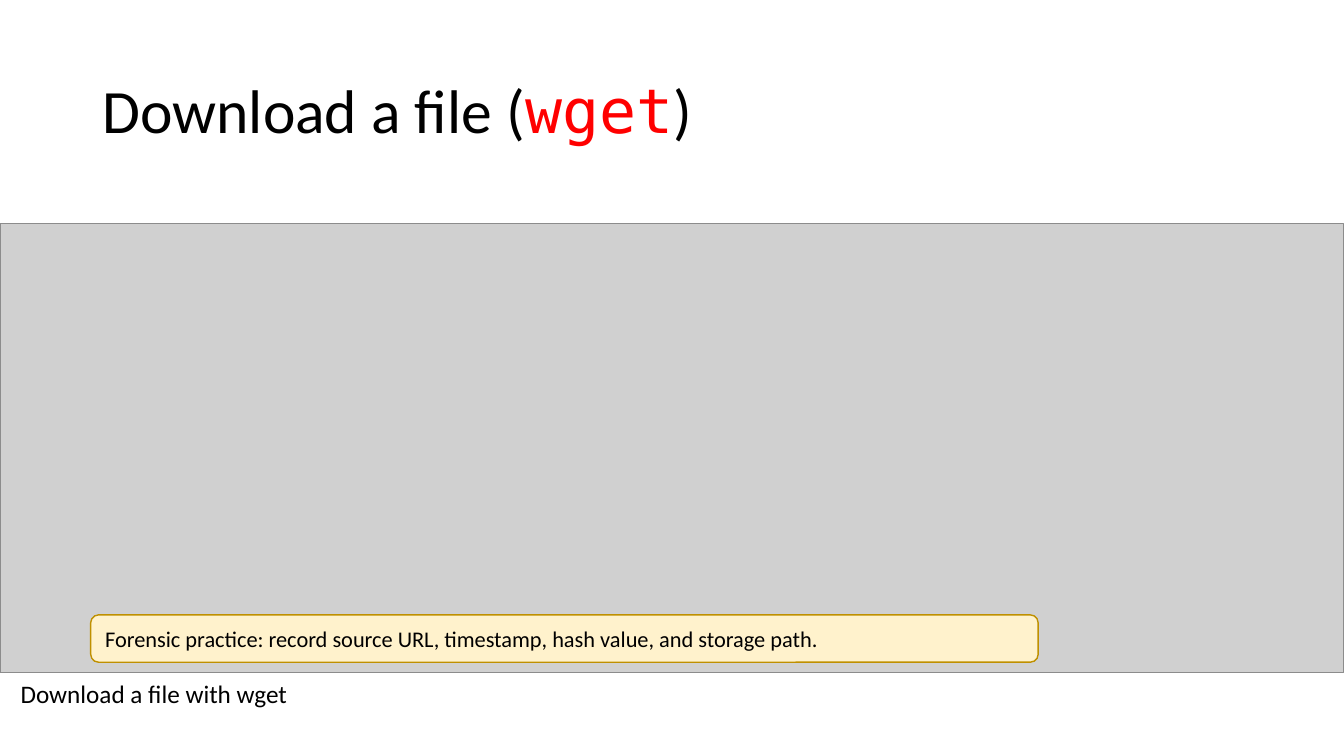
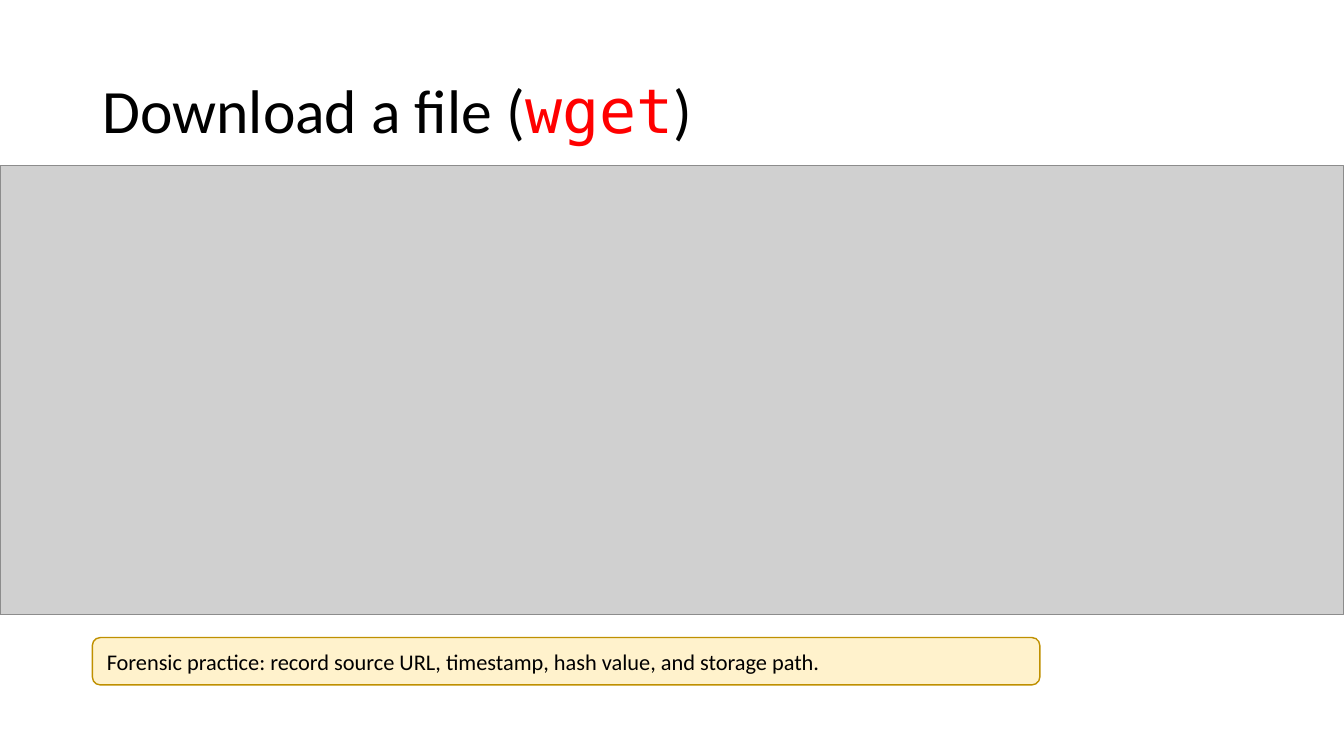
Before and after one commit to frankwxu/Digital-Forensics-Basic-Book, a slide deck: slide 56 of PPTs/Ch4_Linux_for_Digital_Forensics.pptx. Drawn at 1344x756 pixels with LibreOffice and Linux fonts; fonts in the diff are those of the drawing; grey boxes stand for pictures; background and template pictures are left out. Boxes give left, top, right and bottom in pixels: in the first picture for what was removed or moved away, otherwise in the second. Text is boxed around its words. In the diff, an @@ line names an element or a change of style, - is before the commit and + after.

```diff
--- a/PPTs/Ch4_Linux_for_Digital_Forensics.pptx
+++ b/PPTs/Ch4_Linux_for_Digital_Forensics.pptx
@@ picture: place and size @@
-picture at box(0, 224, 1344, 674)
+picture at box(0, 165, 1344, 615)
@@ rounded rectangle "Forensic practice: record source URL, ...": place and size @@
-rounded rectangle "Forensic practice: record source URL, ..." at box(91, 615, 1038, 662)
+rounded rectangle "Forensic practice: record source URL, ..." at box(93, 638, 1041, 686)
@@ text removed at box(21, 685, 287, 708) @@
-Download a file with wget
```
Also in this commit, not shown: 2 other slides changed, 1 slide added, 2 slides removed, 1 other file.
